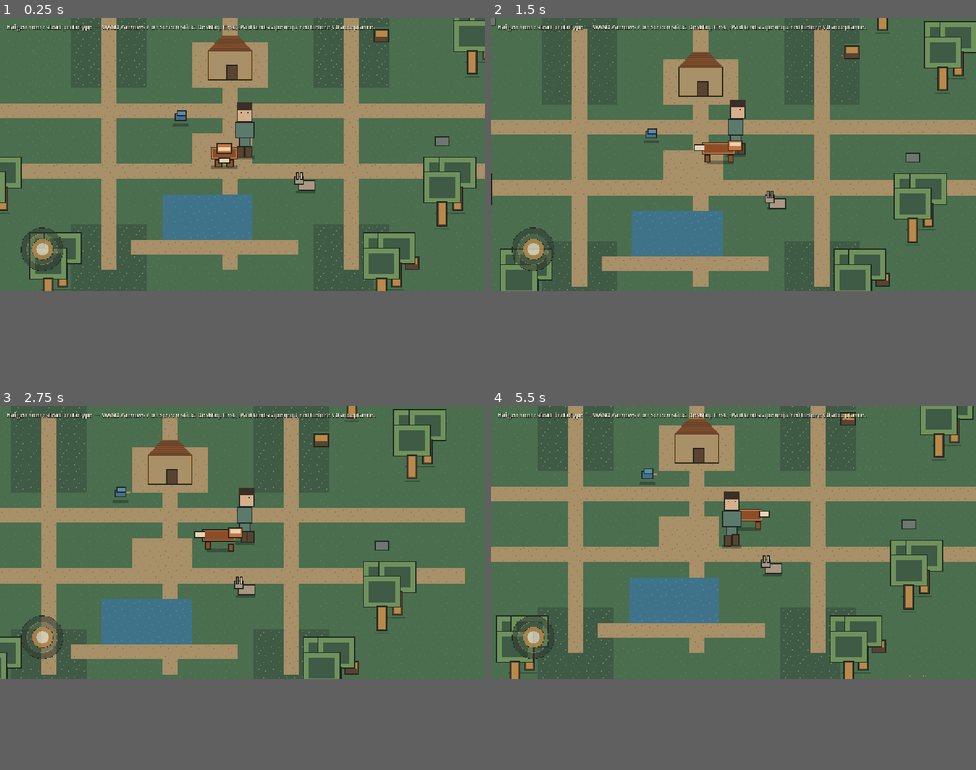
Above: before the commit, frames 1-4 (two rows, left to right).
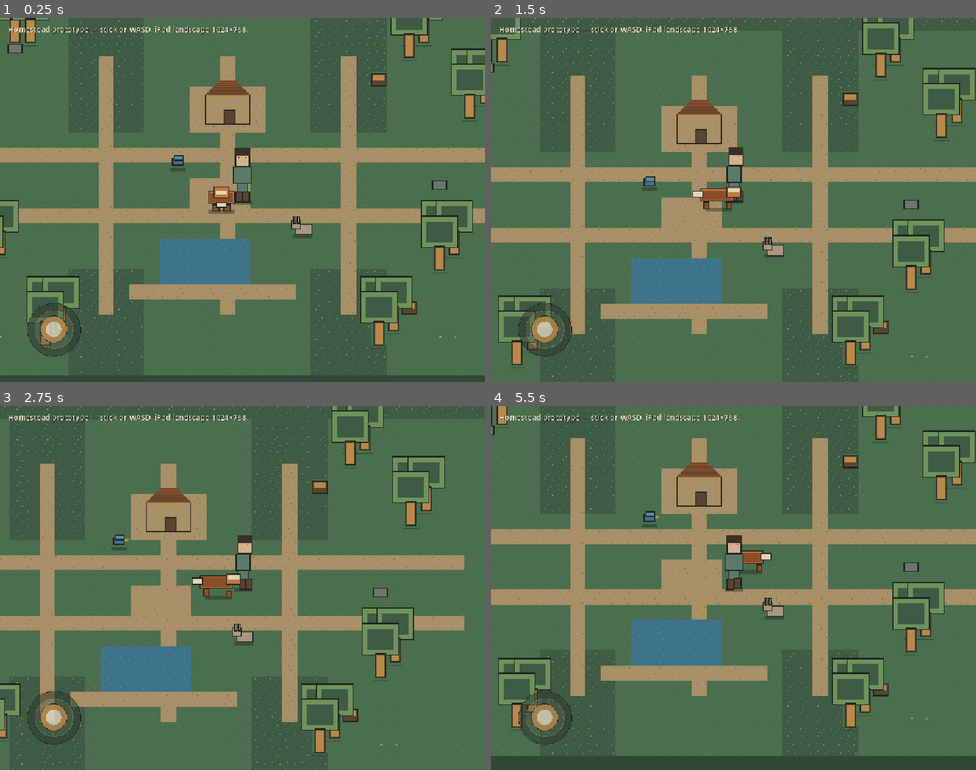
Above: after the commit, the same moments.

Repository: astravalealive/The_little_wanderer
Game: Godot game, scene res://scenes/main.tscn
Two runs of this game, one before a commit and one after it. Both use one fixed random seed, a clock stepped at 60 frames per second and the inputs below.
Inputs (mouse positions are in pixels of both pictures, inside the frame that each line leads up to):
- Up to frame 1 (0.25 s): no input
- Up to frame 2 (1.5 s): drag from (534, 247) to (782, 94) at 0.52 s; drag from (636, 167) to (709, 207) at 1.27 s
- Up to frame 3 (2.75 s): move the mouse to (291, 482) at 2.02 s; hold D (move_right) from 2.03 s (still down); click (291, 482) at 2.17 s
- Up to frame 4 (5.5 s): release D (move_right) at 2.75 s; drag from (709, 595) to (588, 500) at 2.77 s; tap Enter at 3.5 s; move the mouse to (879, 584) at 3.52 s; hold A (move_left) 3.53-4.25 s; click (879, 584) at 3.67 s; drag from (588, 500) to (660, 475) at 4.27 s; move the mouse to (757, 544) at 5.02 s; hold S (move_down) from 5.03 s (still down); click (757, 544) at 5.17 s
In our replay, the window is 800x450 before the commit and 800x600 after it. These sizes can differ from the game's own. Grey fills any space a smaller window leaves; there, only what the larger window draws over its background counts as a difference.

The runs differ from the first frame. In frame 1, 38% of the frame differs, in the area x 0-100%, y 0-100%; in frame 2, 36%; in frame 3, 35%; in frame 4, 40%.

Commit message:
Fix homestead camera, ground bake, and iPad-landscape checks.
Integer pixel camera, shared Y-sort, one nearest-neighbour ground texture,
and a 1024x768 touch/collision validation. HTML game unchanged.

Co-authored-by: astravalealive <astravalealive@users.noreply.github.com>

Diff:
--- /dev/null
+++ b/godot-haigen/docs/evidence/ipad-landscape-report.json
@@ -0,0 +1,19 @@
+{
+  "collision_gap": 10.0,
+  "collision_player": "(408.0, 254.0)",
+  "collision_target": "(408.0, 264.0)",
+  "device": "emulated-ipad-landscape-framebuffer",
+  "failures": [],
+  "frame_ms_avg": 4.45589166666667,
+  "frame_ms_p95": 5.192,
+  "frame_sample_note": "llvmpipe/Xvfb frame gaps, not a physical iPad GPU",
+  "ground_sprite_count": 1,
+  "ground_texture_size": "(768.0, 576.0)",
+  "joystick_delta": "(44.0, 0.0)",
+  "joystick_rect": "[P: (24.0, 568.0), S: (176.0, 176.0)]",
+  "node_count": 230,
+  "ok": true,
+  "physical_ipad": false,
+  "touch_vector_while_held": "(1.0, 0.0)",
+  "viewport": "1024x768"
+}
--- a/godot-haigen/project.godot
+++ b/godot-haigen/project.godot
@@ -20,8 +20,8 @@
 
 [display]
 
-window/size/viewport_width=1280
-window/size/viewport_height=720
+window/size/viewport_width=1024
+window/size/viewport_height=768
 window/size/mode=0
 window/stretch/mode="canvas_items"
 window/stretch/aspect="expand"
--- a/godot-haigen/scenes/main.tscn
+++ b/godot-haigen/scenes/main.tscn
@@ -15,7 +15,7 @@
 
 [node name="FollowCamera" type="Camera2D" parent="."]
 position = Vector2(384, 208)
-zoom = Vector2(2.5, 2.5)
+zoom = Vector2(2, 2)
 script = ExtResource("3_cam")
 
 [node name="HUD" type="CanvasLayer" parent="."]
@@ -33,4 +33,4 @@
 theme_override_constants/shadow_offset_x = 1
 theme_override_constants/shadow_offset_y = 1
 theme_override_font_sizes/font_size = 16
-text = "Haigen homestead prototype — WASD / arrows / on-screen stick. Desktop first; iPad landscape required before V0 acceptance."
+text = "Homestead prototype — stick or WASD. iPad landscape 1024×768."
--- a/godot-haigen/scripts/autoload/game_config.gd
+++ b/godot-haigen/scripts/autoload/game_config.gd
@@ -11,7 +11,9 @@
 const SKOLLI_STOP_DISTANCE := 18.0
 
 const WALK_FRAME_MS := 150
-const CAMERA_ZOOM := Vector2(2.5, 2.5)
+## Integer zoom so 16px tiles stay pixel-perfect on the iPad landscape viewport.
+const CAMERA_ZOOM := Vector2(2, 2)
+const IPAD_LANDSCAPE_SIZE := Vector2i(1024, 768)
 const PIXEL_SNAP := true
 
 ## Palette reference (documentation; art embeds these).
--- a/godot-haigen/scripts/camera/follow_camera.gd
+++ b/godot-haigen/scripts/camera/follow_camera.gd
@@ -20,6 +20,8 @@
 	if _target == null:
 		return
 	var desired := _target.global_position
-	global_position = global_position.lerp(desired, lerp_weight)
+	# Direct snap. Lerp-then-round oscillates by a pixel and shimmers tiles.
 	if GameConfig.PIXEL_SNAP:
-		global_position = global_position.round()
+		global_position = desired.round()
+	else:
+		global_position = global_position.lerp(desired, lerp_weight)
--- a/godot-haigen/scripts/ui/virtual_joystick.gd
+++ b/godot-haigen/scripts/ui/virtual_joystick.gd
@@ -1,71 +1,85 @@
 extends Control
-## Left-side virtual stick for touch / mouse drag.
+## Left-side virtual stick. Tracks the pointer after the press leaves the control,
+## which is what a thumb does on iPad.
 
 @onready var base: TextureRect = $Base
 @onready var knob: TextureRect = $Knob
 
 var _active := false
 var _origin := Vector2.ZERO
-var _radius := 52.0
+var _radius := 56.0
 var _pointer_id := -1
 
 func _ready() -> void:
 	mouse_filter = Control.MOUSE_FILTER_STOP
 	custom_minimum_size = Vector2(176, 176)
-	size = Vector2(176, 176)
 	base.texture = preload("res://assets/ui/joystick_base.png")
 	knob.texture = preload("res://assets/ui/joystick_knob.png")
 	base.custom_minimum_size = Vector2(128, 128)
 	knob.custom_minimum_size = Vector2(64, 64)
 	base.size = Vector2(128, 128)
 	knob.size = Vector2(64, 64)
+	base.mouse_filter = Control.MOUSE_FILTER_IGNORE
+	knob.mouse_filter = Control.MOUSE_FILTER_IGNORE
 	base.expand_mode = TextureRect.EXPAND_IGNORE_SIZE
 	knob.expand_mode = TextureRect.EXPAND_IGNORE_SIZE
 	base.stretch_mode = TextureRect.STRETCH_KEEP_ASPECT_CENTERED
 	knob.stretch_mode = TextureRect.STRETCH_KEEP_ASPECT_CENTERED
+	set_process_input(true)
 	_reset_knob()
 
-func _gui_input(event: InputEvent) -> void:
+func _notification(what: int) -> void:
+	if what == NOTIFICATION_RESIZED:
+		_reset_knob()
+
+func _input(event: InputEvent) -> void:
 	if event is InputEventScreenTouch:
 		var st := event as InputEventScreenTouch
-		if st.pressed and not _active:
-			_active = true
-			_pointer_id = st.index
-			_origin = st.position
-			_update_knob(st.position)
-			accept_event()
-		elif not st.pressed and st.index == _pointer_id:
+		if st.pressed and not _active and _inside(st.position):
+			_begin(st.index, st.position)
+			get_viewport().set_input_as_handled()
+		elif not st.pressed and _active and st.index == _pointer_id:
 			_release()
-			accept_event()
+			get_viewport().set_input_as_handled()
 	elif event is InputEventScreenDrag and _active:
 		var sd := event as InputEventScreenDrag
 		if sd.index == _pointer_id:
-			_update_knob(sd.position)
-			accept_event()
+			_update_knob(_to_local(sd.position))
+			get_viewport().set_input_as_handled()
 	elif event is InputEventMouseButton:
 		var mb := event as InputEventMouseButton
-		if mb.button_index == MOUSE_BUTTON_LEFT:
-			if mb.pressed:
-				_active = true
-				_pointer_id = -1
-				_origin = mb.position
-				_update_knob(mb.position)
-				accept_event()
-			else:
-				_release()
-				accept_event()
+		if mb.button_index != MOUSE_BUTTON_LEFT:
+			return
+		if mb.pressed and not _active and _inside(mb.position):
+			_begin(-1, mb.position)
+			get_viewport().set_input_as_handled()
+		elif not mb.pressed and _active and _pointer_id == -1:
+			_release()
+			get_viewport().set_input_as_handled()
 	elif event is InputEventMouseMotion and _active and _pointer_id == -1:
 		var mm := event as InputEventMouseMotion
 		if mm.button_mask & MOUSE_BUTTON_MASK_LEFT:
-			_update_knob(mm.position)
-			accept_event()
+			_update_knob(_to_local(mm.position))
+			get_viewport().set_input_as_handled()
+
+func _inside(viewport_pos: Vector2) -> bool:
+	return get_global_rect().has_point(viewport_pos)
+
+func _to_local(viewport_pos: Vector2) -> Vector2:
+	return viewport_pos - global_position
+
+func _begin(index: int, viewport_pos: Vector2) -> void:
+	_active = true
+	_pointer_id = index
+	_origin = _to_local(viewport_pos)
+	_update_knob(_origin)
 
 func _update_knob(local_pos: Vector2) -> void:
 	var delta := local_pos - _origin
 	if delta.length() > _radius:
 		delta = delta.limit_length(_radius)
 	knob.position = _origin + delta - knob.size * 0.5
-	InputRouter.touch_vector = delta / _radius
+	InputRouter.touch_vector = Vector2.ZERO if _radius <= 0.0 else delta / _radius
 
 func _release() -> void:
 	_active = false
@@ -74,6 +88,8 @@
 	_reset_knob()
 
 func _reset_knob() -> void:
+	if size.x < 8.0 or size.y < 8.0:
+		return
 	var centre := size * 0.5
 	_origin = centre
 	base.position = centre - base.size * 0.5
--- a/godot-haigen/scripts/world/homestead_builder.gd
+++ b/godot-haigen/scripts/world/homestead_builder.gd
@@ -97,6 +97,7 @@
 					_add_tile(pos, 0)
 	_place_cabin()
 	_add_world_bounds()
+	_bake_ground()
 
 func _add_tile(pos: Vector2, index: int) -> void:
 	var s := Sprite2D.new()
@@ -111,35 +112,73 @@
 	ground.add_child(s)
 
 func _add_tree(pos: Vector2) -> void:
+	var root := Node2D.new()
+	root.position = pos + Vector2(0, 8)
 	var s := Sprite2D.new()
 	s.texture = TREE_TEX
 	s.centered = true
-	s.position = pos + Vector2(0, -18)
-	s.texture_filter = CanvasItem.TEXTURE_FILTER_NEAREST
-	s.z_index = int(pos.y)
-	ysort.add_child(s)
+	s.position = Vector2(0, -26)
+	s.texture_filter = CanvasItem.TEXTURE_FILTER_NEAREST
+	root.add_child(s)
+	ysort.add_child(root)
 	_add_blocking(pos + Vector2(0, 6), Vector2(12, 10))
 
 func _add_sprite_prop(pos: Vector2, tex: Texture2D, block: Vector2) -> void:
+	var root := Node2D.new()
+	root.position = pos
 	var s := Sprite2D.new()
 	s.texture = tex
 	s.centered = true
-	s.position = pos
-	s.texture_filter = CanvasItem.TEXTURE_FILTER_NEAREST
-	s.z_index = int(pos.y)
-	ysort.add_child(s)
+	s.texture_filter = CanvasItem.TEXTURE_FILTER_NEAREST
+	root.add_child(s)
+	ysort.add_child(root)
 	_add_blocking(pos, block)
 
 func _place_cabin() -> void:
 	var pos := Vector2(24 * 16 + 8, 7 * 16)
+	var root := Node2D.new()
+	root.position = pos + Vector2(0, 10)
 	var s := Sprite2D.new()
 	s.texture = CABIN_TEX
 	s.centered = true
-	s.position = pos
-	s.texture_filter = CanvasItem.TEXTURE_FILTER_NEAREST
-	s.z_index = int(pos.y)
-	ysort.add_child(s)
+	s.position = Vector2(0, -10)
+	s.texture_filter = CanvasItem.TEXTURE_FILTER_NEAREST
+	root.add_child(s)
+	ysort.add_child(root)
 	_add_blocking(pos + Vector2(0, 8), Vector2(40, 24))
+
+func _bake_ground() -> void:
+	## One nearest-neighbour texture instead of one Sprite2D per tile.
+	var ts := GameConfig.TILE_SIZE
+	var img := Image.create(GameConfig.MAP_W * ts, MAP.size() * ts, false, Image.FORMAT_RGBA8)
+	var tile_img := TILE_TEX.get_image()
+	var sprites: Array[Sprite2D] = []
+	for child in ground.get_children():
+		if child is Sprite2D:
+			sprites.append(child)
+	var blits := 0
+	for s in sprites:
+		var atlas := s.texture as AtlasTexture
+		if atlas == null:
+			push_warning("bake skip non-atlas %s" % s.texture)
+			continue
+		var region := atlas.region
+		var src := tile_img.get_region(Rect2i(int(region.position.x), int(region.position.y), ts, ts))
+		if src.get_format() != Image.FORMAT_RGBA8:
+			src.convert(Image.FORMAT_RGBA8)
+		var dest := Vector2i(int(round(s.position.x - float(ts) * 0.5)), int(round(s.position.y - float(ts) * 0.5)))
+		img.blit_rect(src, Rect2i(0, 0, src.get_width(), src.get_height()), dest)
+		blits += 1
+		s.queue_free()
+	if blits < 1:
+		push_error("ground bake produced no tiles")
+	var baked := Sprite2D.new()
+	baked.name = "BakedGround"
+	baked.texture = ImageTexture.create_from_image(img)
+	baked.centered = false
+	baked.texture_filter = CanvasItem.TEXTURE_FILTER_NEAREST
+	baked.z_index = -10
+	ground.add_child(baked)
 
 func _add_blocking(pos: Vector2, size: Vector2) -> void:
 	var body := StaticBody2D.new()
--- a/godot-haigen/scripts/world/main.gd
+++ b/godot-haigen/scripts/world/main.gd
@@ -2,7 +2,6 @@
 ## Boots the homestead slice and wires actors + camera.
 
 @onready var homestead: Node2D = $Homestead
-@onready var actors: Node2D = $Actors
 @onready var camera: Camera2D = $FollowCamera
 
 const HAIGEN_SCENE := preload("res://scenes/actors/haigen.tscn")
@@ -20,23 +19,25 @@
 		return
 	_spawned = true
 
+	# Share one Y-sort with trees so sprites occlude correctly.
+	var sort_root: Node2D = homestead.get_node("YSort")
 	var haigen := HAIGEN_SCENE.instantiate() as CharacterBody2D
 	haigen.position = spawn
-	actors.add_child(haigen)
+	sort_root.add_child(haigen)
 
 	var skolli := SKOLLI_SCENE.instantiate() as CharacterBody2D
 	skolli.position = spawn + Vector2(-22, 10)
-	actors.add_child(skolli)
+	sort_root.add_child(skolli)
 
 	var hare := WILDLIFE_SCENE.instantiate()
 	hare.set("kind", "hare")
 	hare.position = spawn + Vector2(64, 40)
-	actors.add_child(hare)
+	sort_root.add_child(hare)
 
 	var bird := WILDLIFE_SCENE.instantiate()
 	bird.set("kind", "songbird")
 	bird.position = spawn + Vector2(-70, -30)
-	actors.add_child(bird)
+	sort_root.add_child(bird)
 
 	if camera.has_method("set_follow_target"):
 		camera.call("set_follow_target", haigen)
--- /dev/null
+++ b/godot-haigen/tools/ipad_landscape_validate.gd
@@ -0,0 +1,188 @@
+extends Node
+## iPad landscape validation at the repo's 1024×768 evidence size.
+## Desktop framebuffer at that viewport — not a physical iPad.
+
+const OUT_DIR := "/tmp/haigen-ipad-validate"
+
+func _ready() -> void:
+	# Defer until the tree is idle — add_child during setup fails.
+	call_deferred("_run")
+
+func _run() -> void:
+	DirAccess.make_dir_recursive_absolute(OUT_DIR)
+	var failures: PackedStringArray = []
+	var report := {
+		"viewport": "1024x768",
+		"device": "emulated-ipad-landscape-framebuffer",
+		"physical_ipad": false,
+	}
+
+	var window := get_window()
+	window.size = GameConfig.IPAD_LANDSCAPE_SIZE
+
+	var main := (load("res://scenes/main.tscn") as PackedScene).instantiate()
+	get_tree().root.add_child(main)
+
+	for _i in 30:
+		await get_tree().process_frame
+		await get_tree().physics_frame
+
+	var player := get_tree().get_first_node_in_group("player") as CharacterBody2D
+	if player == null:
+		failures.append("player missing")
+		_finish(failures, report)
+		return
+
+	var camera := main.get_node("FollowCamera") as Camera2D
+	var sprite := player.get_node("Sprite2D") as Sprite2D
+	if sprite.texture == null:
+		failures.append("haigen sprite has no texture")
+	if sprite.texture_filter != CanvasItem.TEXTURE_FILTER_NEAREST:
+		failures.append("haigen sprite is not nearest-neighbour")
+
+	var baked := main.get_node_or_null("Homestead/Ground/BakedGround") as Sprite2D
+	if baked == null or baked.texture == null:
+		failures.append("baked ground missing")
+	else:
+		report["ground_texture_size"] = str(baked.texture.get_size())
+		if baked.texture_filter != CanvasItem.TEXTURE_FILTER_NEAREST:
+			failures.append("ground is not nearest-neighbour")
+
+	var ground_sprites := 0
+	for child in main.get_node("Homestead/Ground").get_children():
+		if child is Sprite2D:
+			ground_sprites += 1
+	report["ground_sprite_count"] = ground_sprites
+	if ground_sprites != 1:
+		failures.append("expected 1 baked ground sprite, got %d" % ground_sprites)
+
+	if not _is_pixel(camera.global_position):
+		failures.append("camera not pixel-snapped at idle: %s" % camera.global_position)
+	if camera.zoom != GameConfig.CAMERA_ZOOM:
+		failures.append("camera zoom %s != %s" % [camera.zoom, GameConfig.CAMERA_ZOOM])
+
+	await _shot(OUT_DIR + "/ipad-landscape-idle.png")
+
+	var start := player.global_position
+	var joy := main.get_node("HUD/TouchControls/Joystick") as Control
+	var centre: Vector2 = joy.get_global_rect().get_center()
+	report["joystick_rect"] = str(joy.get_global_rect())
+	_touch(0, true, centre)
+	await get_tree().physics_frame
+	_drag(0, centre + Vector2(80, 0))
+	for _i in 45:
+		_drag(0, centre + Vector2(80, 0))
+		await get_tree().physics_frame
+	var moved := player.global_position - start
+	report["joystick_delta"] = str(moved)
+	report["touch_vector_while_held"] = str(InputRouter.touch_vector)
+	if moved.x < 20.0:
+		failures.append("joystick drag did not move Haigen right (dx=%s)" % moved.x)
+	if absf(InputRouter.touch_vector.x) < 0.4:
+		failures.append("touch vector too small while stick held: %s" % InputRouter.touch_vector)
+	_touch(0, false, centre + Vector2(80, 0))
+	await get_tree().physics_frame
+	if InputRouter.touch_vector.length() > 0.01:
+		failures.append("touch vector did not release")
+
+	await _shot(OUT_DIR + "/ipad-landscape-after-stick.png")
+
+	if not _is_pixel(camera.global_position):
+		failures.append("camera not pixel-snapped after move: %s" % camera.global_position)
+
+	var solid := _nearest_solid(player.global_position)
+	if solid == null:
+		failures.append("no collision body found")
+	else:
+		player.global_position = solid.global_position + Vector2(0, -36)
+		player.velocity = Vector2.ZERO
+		InputRouter.touch_vector = Vector2(0, 1)
+		for _i in 60:
+			await get_tree().physics_frame
+		var gap := player.global_position.distance_to(solid.global_position)
+		report["collision_gap"] = gap
+		report["collision_target"] = str(solid.global_position)
+		report["collision_player"] = str(player.global_position)
+		if gap < 8.0:
+			failures.append("player overlapped solid (gap %s)" % gap)
+		if player.global_position.y > solid.global_position.y - 4.0:
+			failures.append("player passed the solid while pushing into it")
+		InputRouter.touch_vector = Vector2.ZERO
+
+	await _shot(OUT_DIR + "/ipad-landscape-collision.png")
+
+	InputRouter.touch_vector = Vector2(1, 0)
+	var samples: Array[float] = []
+	for _i in 120:
+		var t0 := Time.get_ticks_usec()
+		await get_tree().process_frame
+		samples.append(float(Time.get_ticks_usec() - t0) / 1000.0)
+	InputRouter.touch_vector = Vector2.ZERO
+	samples.sort()
+	var sum := 0.0
+	for s in samples:
+		sum += s
+	report["frame_ms_avg"] = sum / float(samples.size())
+	report["frame_ms_p95"] = samples[int(samples.size() * 0.95)]
+	report["frame_sample_note"] = "llvmpipe/Xvfb frame gaps, not a physical iPad GPU"
+	report["node_count"] = _count_nodes(get_tree().root)
+
+	_finish(failures, report)
+
+func _nearest_solid(from: Vector2) -> StaticBody2D:
+	var best: StaticBody2D = null
+	var best_d := INF
+	for node in get_tree().root.find_children("*", "StaticBody2D", true, false):
+		var body := node as StaticBody2D
+		if body == null:
+			continue
+		if body.global_position.x < 32.0 or body.global_position.y < 32.0:
+			continue
+		if body.global_position.x > 740.0 or body.global_position.y > 560.0:
+			continue
+		var d := from.distance_to(body.global_position)
+		if d < best_d and d > 8.0:
+			best_d = d
+			best = body
+	return best
+
+func _touch(index: int, pressed: bool, pos: Vector2) -> void:
+	var ev := InputEventScreenTouch.new()
+	ev.index = index
+	ev.pressed = pressed
+	ev.position = pos
+	Input.parse_input_event(ev)
+
+func _drag(index: int, pos: Vector2) -> void:
+	var ev := InputEventScreenDrag.new()
+	ev.index = index
+	ev.position = pos
+	ev.relative = Vector2(80, 0)
+	ev.velocity = Vector2(400, 0)
+	Input.parse_input_event(ev)
+
+func _shot(path: String) -> void:
+	await get_tree().process_frame
+	await RenderingServer.frame_post_draw
+	var img := get_viewport().get_texture().get_image()
+	if img == null or img.get_width() < 32:
+		return
+	img.save_png(path)
+
+func _is_pixel(v: Vector2) -> bool:
+	return is_equal_approx(v.x, roundf(v.x)) and is_equal_approx(v.y, roundf(v.y))
+
+func _count_nodes(n: Node) -> int:
+	var c := 1
+	for child in n.get_children():
+		c += _count_nodes(child)
+	return c
+
+func _finish(failures: PackedStringArray, report: Dictionary) -> void:
+	report["ok"] = failures.is_empty()
+	report["failures"] = failures
+	var file := FileAccess.open(OUT_DIR + "/report.json", FileAccess.WRITE)
+	file.store_string(JSON.stringify(report, "  "))
+	file.close()
+	print("IPAD_VALIDATE ", JSON.stringify(report))
+	get_tree().quit(0 if failures.is_empty() else 1)
--- /dev/null
+++ b/godot-haigen/tools/ipad_landscape_validate.tscn
@@ -0,0 +1,6 @@
+[gd_scene load_steps=2 format=3 uid="uid://ipadvalidate001"]
+
+[ext_resource type="Script" path="res://tools/ipad_landscape_validate.gd" id="1_validate"]
+
+[node name="IpadLandscapeValidate" type="Node"]
+script = ExtResource("1_validate")
Binary file added: godot-haigen/docs/evidence/ipad-landscape-after-stick.png
Binary file added: godot-haigen/docs/evidence/ipad-landscape-collision.png
Binary file added: godot-haigen/docs/evidence/ipad-landscape-idle.png
Not shown, changed: godot-haigen/docs/ACCEPTANCE.md
Not shown, changed: godot-haigen/docs/STYLE_LOCK.md
